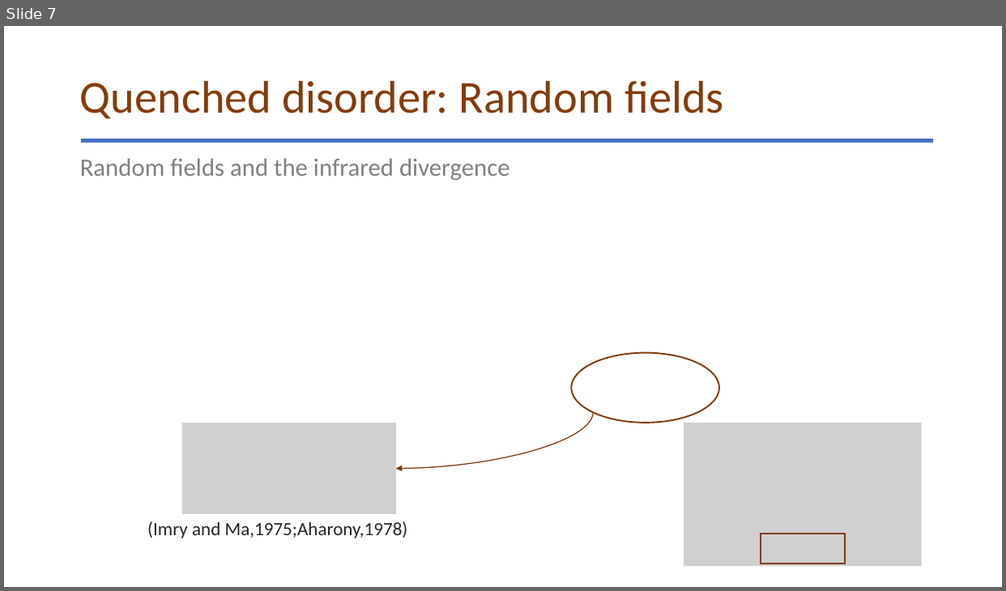
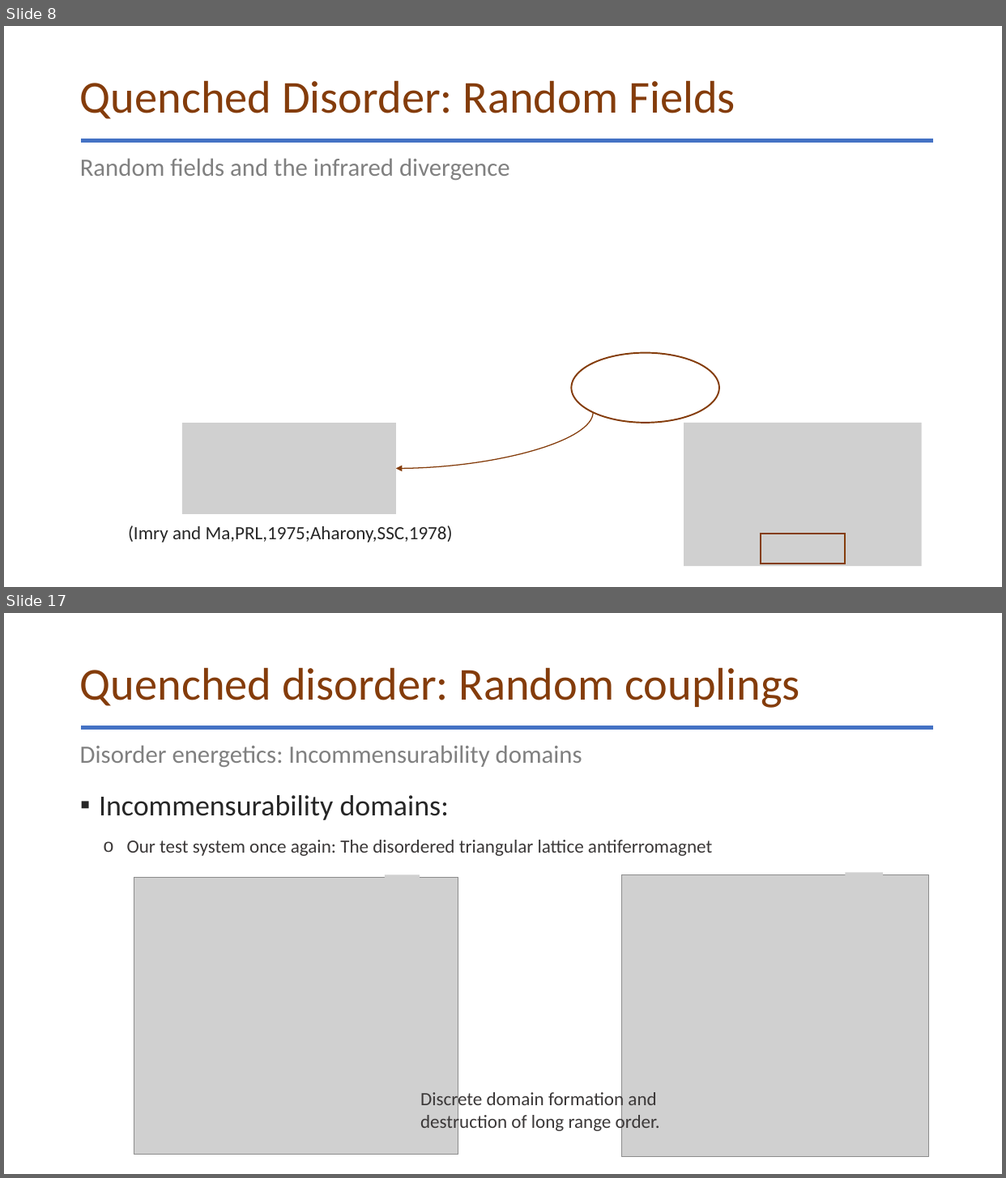
Before and after one commit to glacieant/disordered_triangular_swt, a slide deck: talk/disordered_non-collinear_magnet.pptx. Shown one above the other, each under a label of ours: slide 7 before the commit, slides 8 and 17 after it; the slides between them are not shown. The pictures are 1006x591 and 1006x1178 pixels, drawn with LibreOffice and Linux fonts; fonts in the diff are those of the drawing; grey boxes stand for pictures. Boxes give left, top, right and bottom in pixels: in the first picture for what was removed or moved away, otherwise in the second. Text is boxed around its words. In the diff, an @@ line names an element or a change of style, - is before the commit and + after.

```diff
--- a/talk/disordered_non-collinear_magnet.pptx
+++ b/talk/disordered_non-collinear_magnet.pptx
@@ slide 17 added at [4,613,1002,1174], background #FFFFFF @@
@@ title added at [80,667,800,708], 44 pt, text #843C0B @@
+Quenched disorder: Random couplings
@@ line added from (81, 727) to (934, 727), #4472C4 4.5 pt @@
@@ text added at [80,745,582,767], 24 pt, text #808080 @@
+Disorder energetics: Incommensurability domains
@@ text added at [99,795,449,820], 28 pt, text #262626 @@
+▪ Incommensurability domains:
@@ text added at [127,840,712,856], 18 pt, text #3B3838 @@
+o Our test system once again: The disordered triangular lattice antiferromagnet
@@ picture added at [134,877,458,1154] @@
@@ picture added at [385,875,420,908] @@
@@ picture added at [621,875,929,1157] @@
@@ picture added at [846,873,883,905] @@
@@ text added at [420,1090,660,1134], 18 pt, text #3B3838 @@
+Discrete domain formation and destruction of long range order.
@@ what was slide 7 is now slide 8 @@
@@ slide 8 changed as well @@
@@ title at [80,80,735,119]: text changed @@
-Quenched disorder: Random fields
+Quenched Disorder: Random Fields
@@ text at [128,526,453,543]: text changed @@
-(Imry and Ma,1975;Aharony,1978)
+(Imry and Ma,PRL,1975;Aharony,SSC,1978)
```
Also in this commit, not shown: 7 other slides changed, 11 other slides added, 13 other files.
